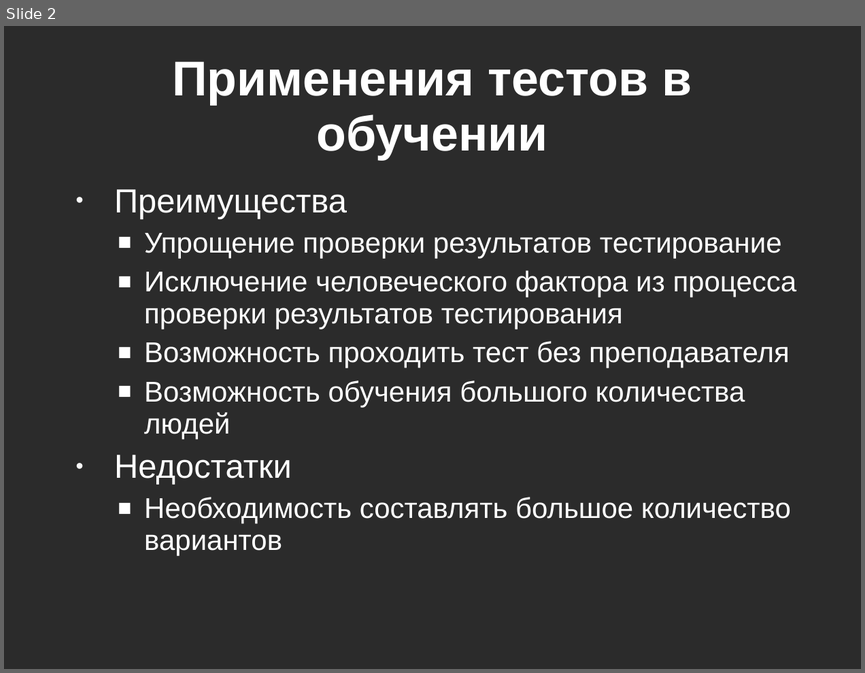
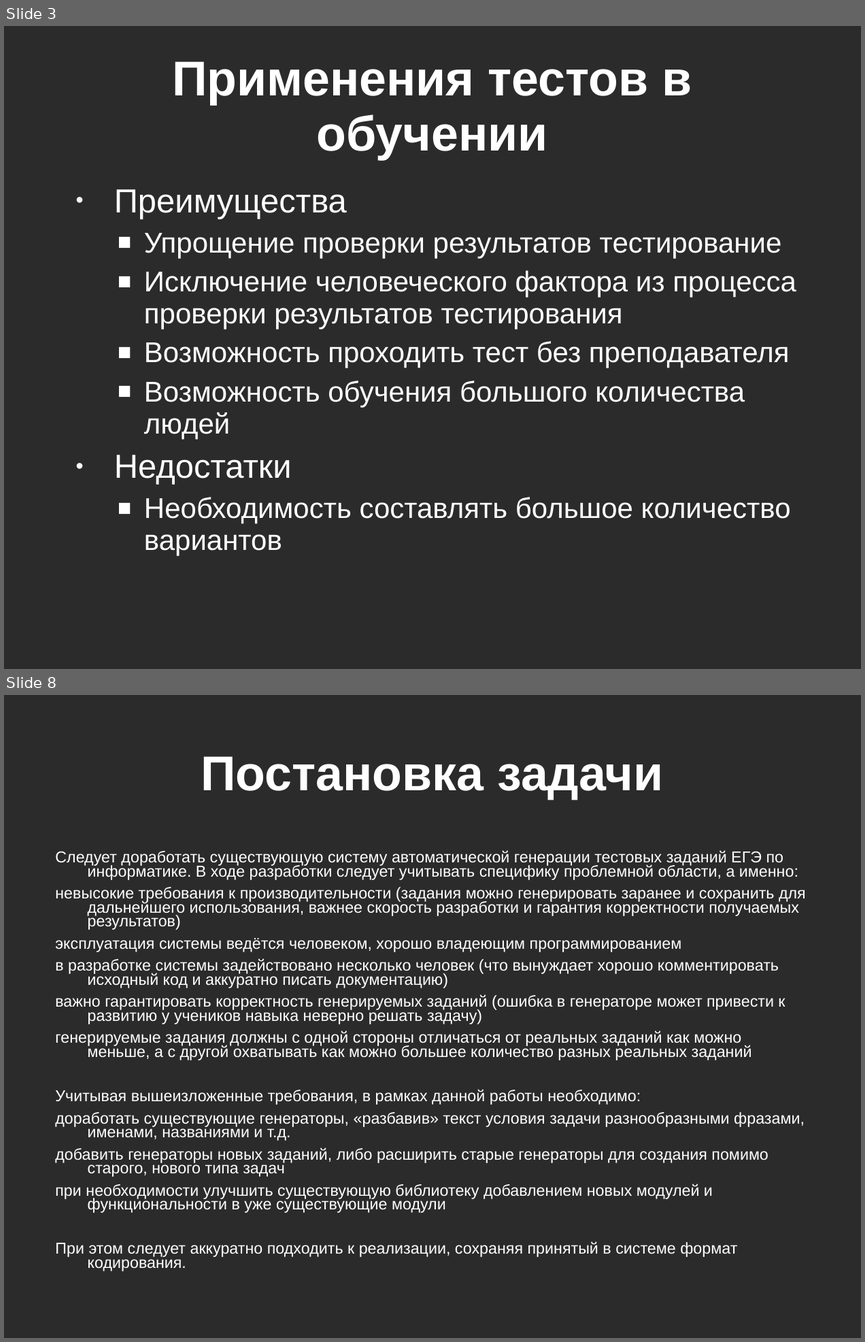
Before and after one commit to kevroletin/Coursework, a slide deck: 236_Кевролетин_отчёт.ppt. Shown one above the other, each under a label of ours: slide 2 before the commit, slides 3 and 8 after it; the slides between them are not shown. The pictures are 865x673 and 865x1342 pixels, drawn with LibreOffice and Linux fonts; fonts in the diff are those of the drawing; background and template pictures are left out; a plain dark background stands for a picture behind light text. Boxes give left, top, right and bottom in pixels: in the first picture for what was removed or moved away, otherwise in the second. Text is boxed around its words. In the diff, an @@ line names an element or a change of style, - is before the commit and + after.

```diff
--- a/236_Кевролетин_отчёт.ppt
+++ b/236_Кевролетин_отчёт.ppt
@@ slide 8 added at box(4, 695, 861, 1338), background picture (left out) @@
@@ title added at box(201, 756, 663, 800), 41 pt, text #FFFFFF, bold @@
+Постановка задачи
@@ text added at box(55, 850, 806, 1271), 13.3 pt, text #FFFFFF @@
+Следует доработать существующую систему автоматической генерации тестовых заданий ЕГЭ по информатике. В ходе разработки следует учитывать специфику проблемной области, а именно:
+невысокие требования к производительности (задания можно генерировать заранее и сохранить для дальнейшего использования, важнее скорость разработки и гарантия корректности получаемых результатов)
+эксплуатация системы ведётся человеком, хорошо владеющим программированием
+в разработке системы задействовано несколько человек (что вынуждает хорошо комментировать исходный код и аккуратно писать документацию)
+важно гарантировать корректность генерируемых заданий (ошибка в генераторе может привести к развитию у учеников навыка неверно решать задачу)
+генерируемые задания должны с одной стороны отличаться от реальных заданий как можно меньше, а с другой охватывать как можно большее количество разных реальных заданий
+Учитывая вышеизложенные требования, в рамках данной работы необходимо:
+доработать существующие генераторы, «разбавив» текст условия задачи разнообразными фразами, именами, названиями и т.д.
+добавить генераторы новых заданий, либо расширить старые генераторы для создания помимо старого, нового типа задач
+при необходимости улучшить существующую библиотеку добавлением новых модулей и функциональности в уже существующие модули
+При этом следует аккуратно подходить к реализации, сохраняя принятый в системе формат кодирования.
@@ what was slide 2 is now slide 3 @@
```
Also in this commit, not shown: 2 slides changed, 10 other slides added, 3 slides removed.
